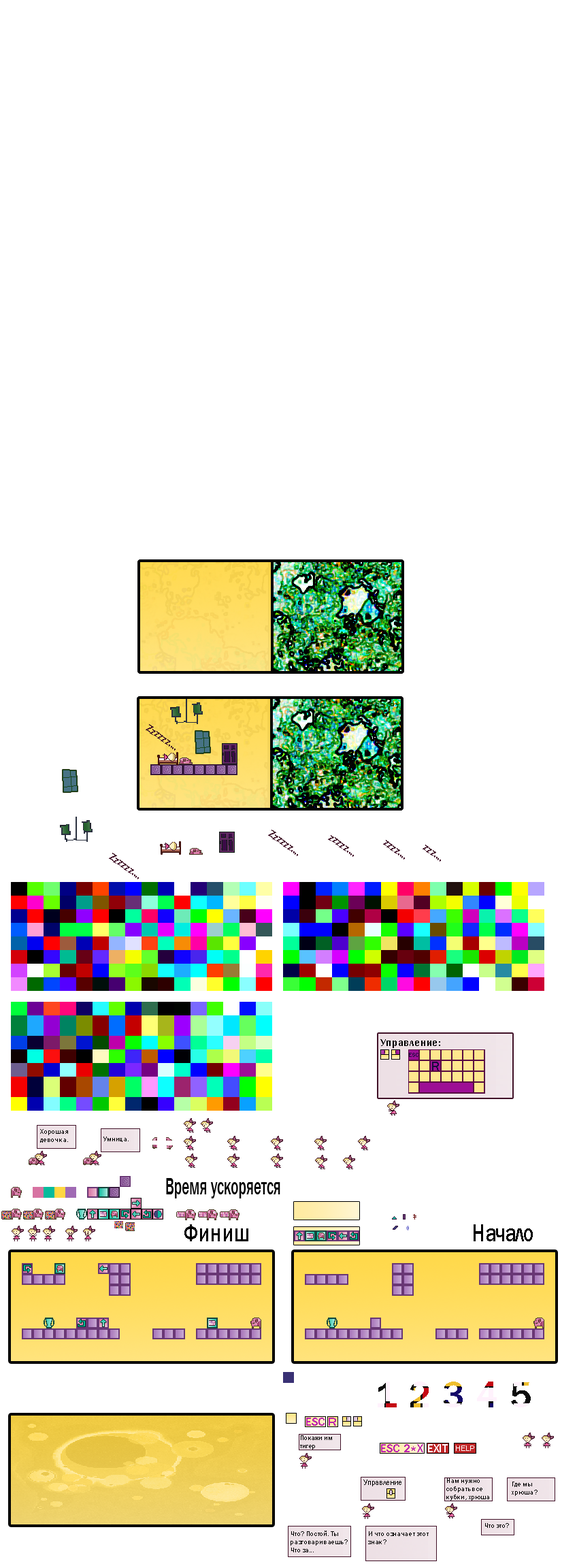
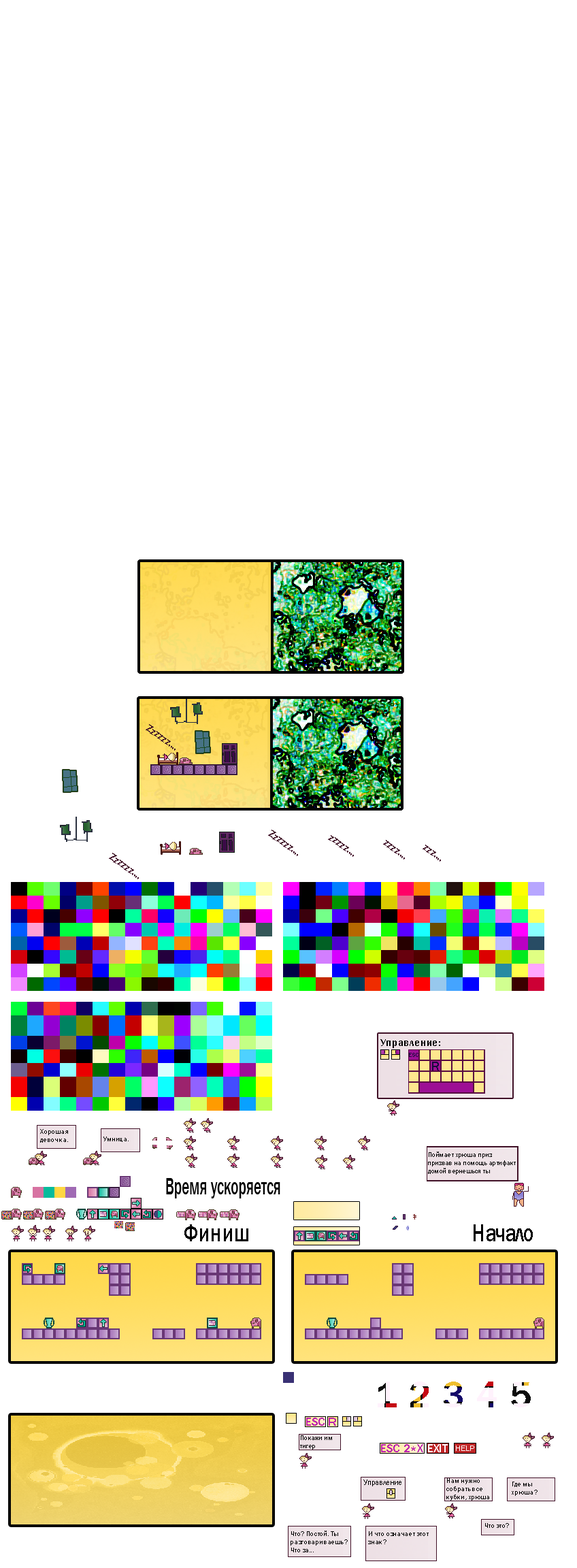
Layered file, before and after one edit (577x1568). Changes by layer:
added layer "Слой 32" above "Слой 31" over [512, 1182, 529, 1207]
added layer "Поймает хрюша приз призвав на помощь артифакт домой вернешься т" above "Lorem ipsum dolor sit amet, consectetur adipiscing elit, sed do копия" over [428, 1151, 516, 1175]
added layer "Слой 5 копия 2" above "Покажи им тигер" over [426, 1146, 519, 1182]
